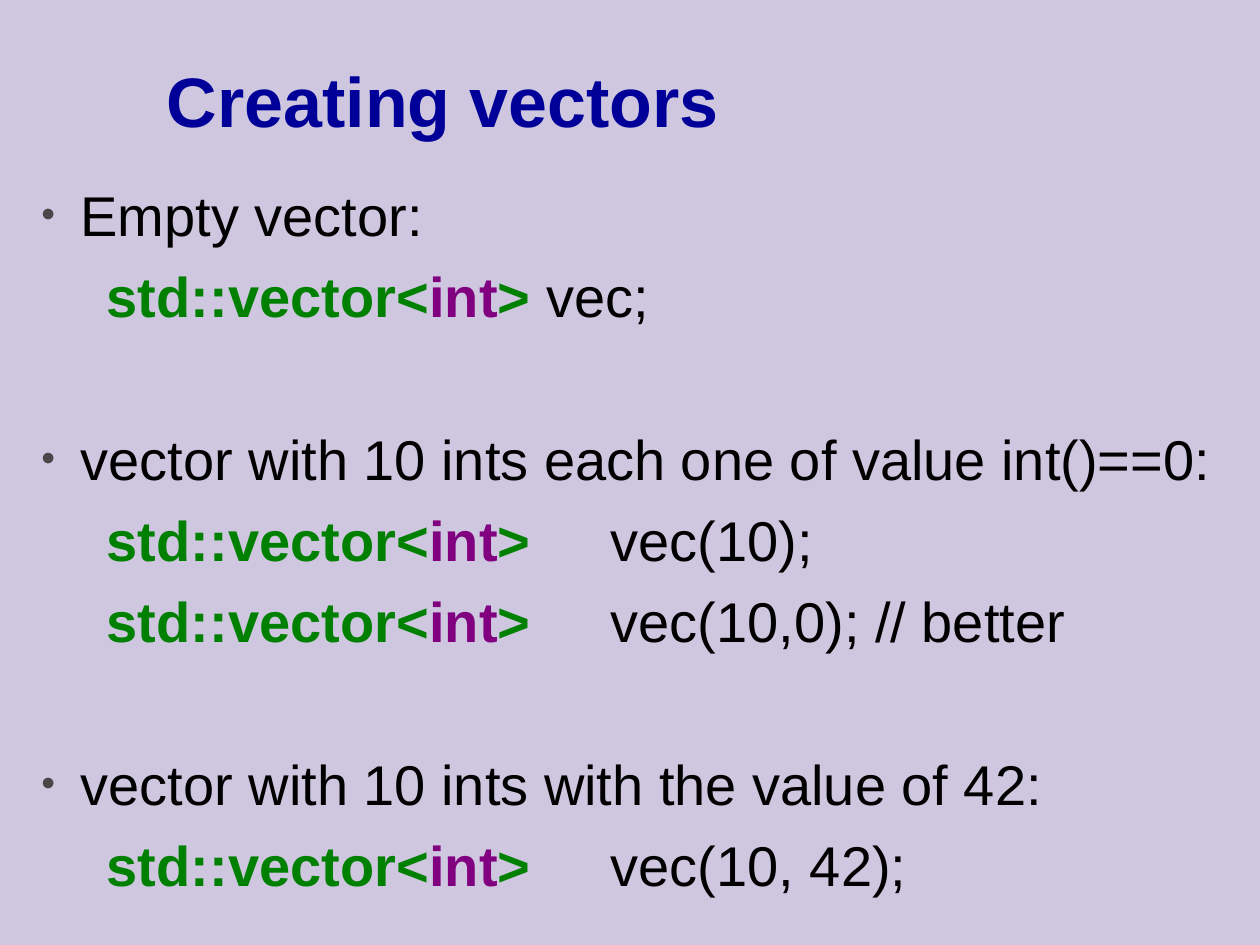
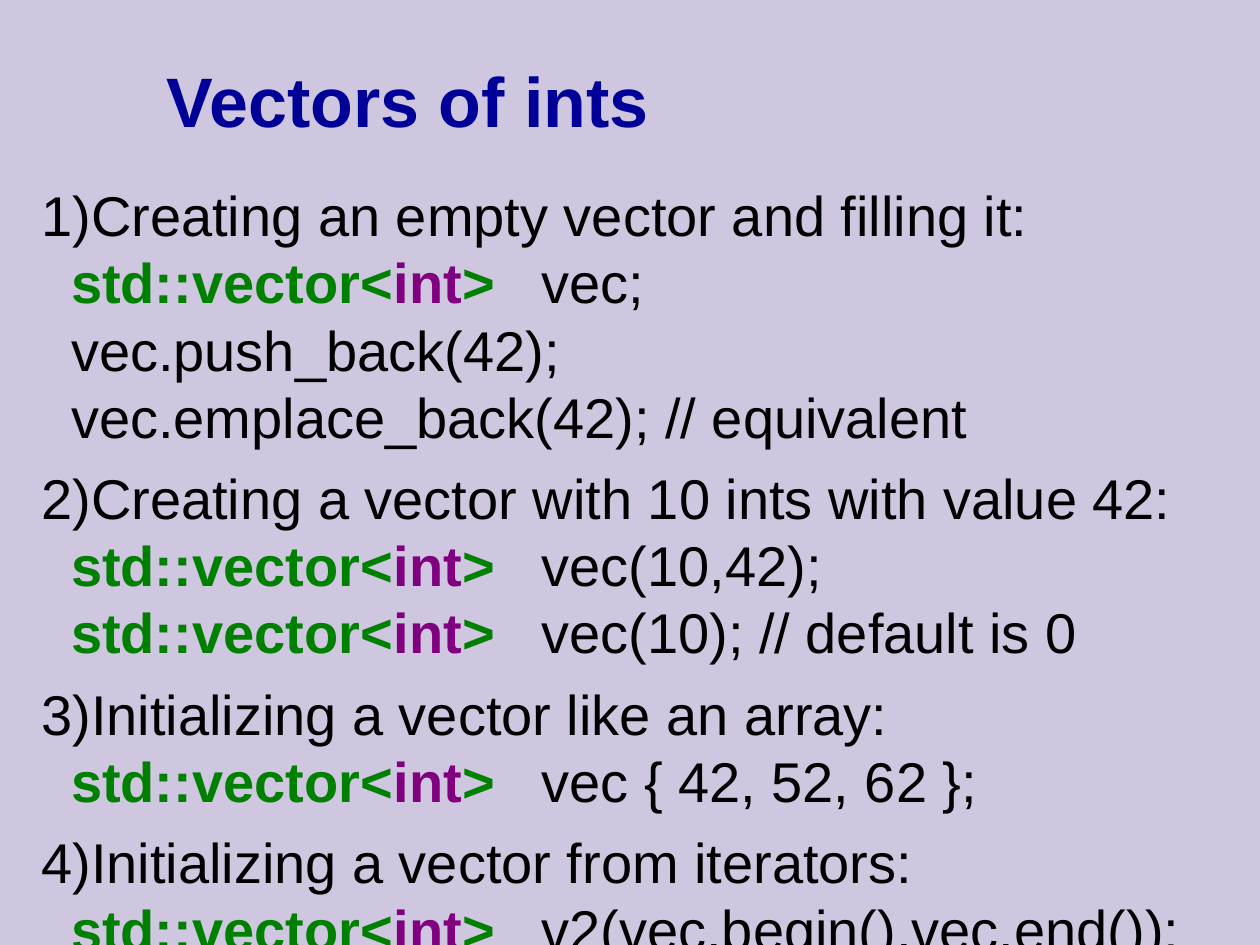
Before and after one commit to cpp-at-ariel/cpp-5779, a slide deck: slide 10 of 10-stl-containers/slides.odp (slide 14 before the commit). Drawn at 1260x945 pixels with LibreOffice and Linux fonts; fonts in the diff are those of the drawing. Boxes give left, top, right and bottom in pixels: in the first picture for what was removed or moved away, otherwise in the second. Text is boxed around its words. In the diff, an @@ line names an element or a change of style, - is before the commit and + after.

```diff
--- a/10-stl-containers/slides.odp
+++ b/10-stl-containers/slides.odp
@@ title at (x1=167, y1=76, x2=648, y2=128): text changed @@
-Creating vectors
+Vectors of ints
@@ text at (x1=41, y1=195, x2=1171, y2=894): text changed @@
-• Empty vector:
-std::vector<int> vec;
-• vector with 10 ints each one of value int()==0:
-std::vector<int> vec(10);
-std::vector<int> vec(10,0); // better
-• vector with 10 ints with the value of 42:
-std::vector<int> vec(10, 42);
+1) Creating an empty vector and filling it:
+   std::vector<int> vec;
+   vec.push_back(42);
+   vec.emplace_back(42); // equivalent
+2) Creating a vector with 10 ints with value 42:
+   std::vector<int> vec(10,42);
+   std::vector<int> vec(10); // default is 0
+3) Initializing a vector like an array:
+   std::vector<int> vec { 42, 52, 62 };
+4) Initializing a vector from iterators:
+   std::vector<int> v2(vec.begin(),vec.end());
```
Also in this commit, not shown: 11 other slides changed, 3 slides added, 5 slides removed, 11 other files.
